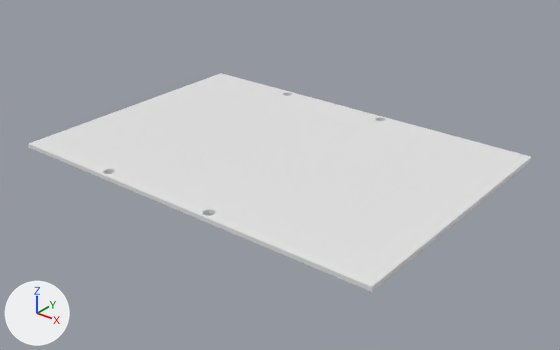
The Blender file Botten/GriTech UF - Botten platta.blend, before and after one commit.
Before and after are seen from a 50 mm lens placed at (232.8, -145.0, 114.1), pointed at (77.9, 48.7, -5.9). The lights are fixed; the arrows at lower left show +X, +Y and +Z.

Names of what the first picture shows: 'Sketch'.
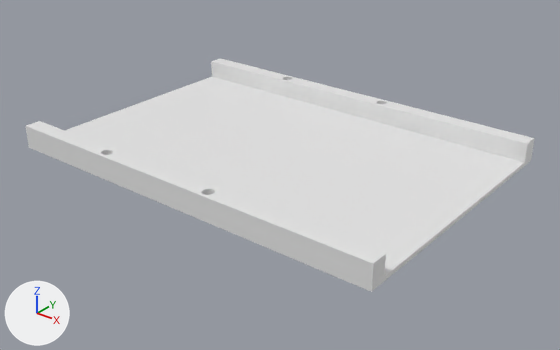
Where the change shows, as pixel boxes (x1, y1, x2, y2) in the pictures (560 x 350 px):
'Sketch.002', added: after (26, 58, 535, 287)

What changed in the scene script:
```text
Add me_sketch_001:
    me_sketch_001.from_pydata(...)  # 192 vertices, 4 faces; spans x 39.0..89.0, y 1.0..102.0, z 0.0
Add me_sketch_002:
    me_sketch_002.from_pydata([(-147.0, -103.0, 0.0), (0.0, -103.0, 0.0), (0.0, -97.0, 0.0), (-147.0, -97.0, 0.0), (-147.0, 0.0, 0.0), (0.0, 0.0, 0.0), (0.0, -6.0, 0.0), (-147.0, -6.0, 0.0)], [], [(2, 3, 0, 1), (4, 7, 6, 5)])
Add ob_sketch_002:
    ob_sketch_002 = bpy.data.objects.new('Sketch.002', me_sketch_002)
    ob_sketch_002.location = (0.0, 0.0, 1.5)
    ob_sketch_002.rotation_euler = (0.0, 0.0, -3.142)  # degrees (0, 0, -180)
    _m = ob_sketch_002.modifiers.new('Solidify', 'SOLIDIFY')
    _m.thickness = 7.0
    _m.offset = 1.0
    _m = ob_sketch_002.modifiers.new('Boolean', 'BOOLEAN')
    _m.object = ob_sketch_001
Add ob_sketch_001:
    ob_sketch_001 = bpy.data.objects.new('Sketch.001', me_sketch_001)
    ob_sketch_001.location = (0.0, 0.0, 0.0)
    _m = ob_sketch_001.modifiers.new('Solidify', 'SOLIDIFY')
    _m.thickness = 8.5
    _m.offset = 1.0
    ob_sketch_001.hide_set(True)
```
